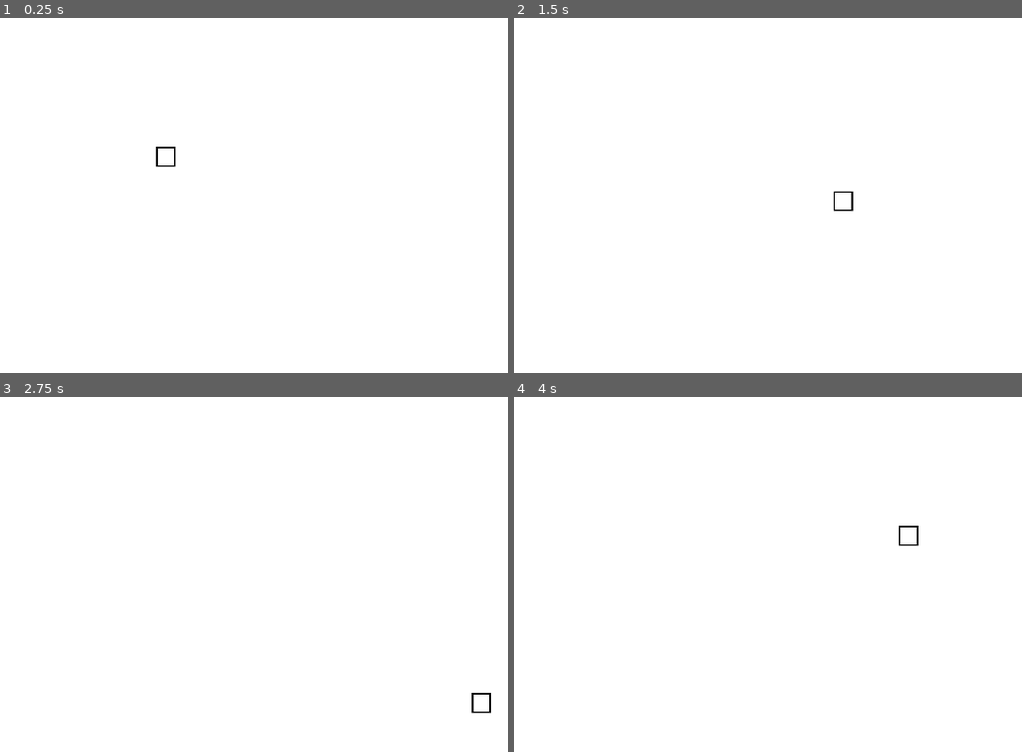
Above: before the commit, frames 1-4 (two rows, left to right).
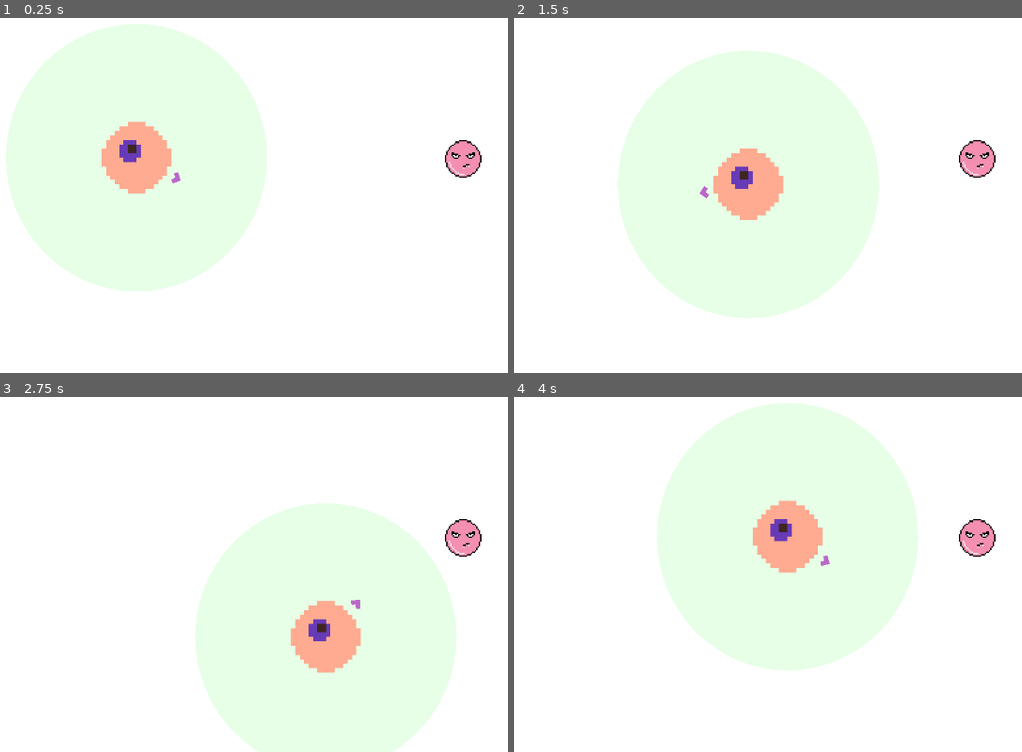
Above: after the commit, the same moments.

Repository: Ray660/Fear
Game: Godot game, scene res://Scenes/game.tscn
Same seed, same stepped clock (60 frames per second), same inputs: the game is played once before the commit and once after it.
Inputs:
- Up to frame 1 (0.25 s): no input
- Up to frame 2 (1.5 s): hold D (right) 0.53-1.28 s; hold S (down) from 1.28 s (still down)
- Up to frame 3 (2.75 s): release S (down) at 2.03 s; hold D (right) from 2.03 s (still down)
- Up to frame 4 (4 s): release D (right) at 2.78 s; hold W (up) 2.78-3.53 s; hold A (left) from 3.53 s (still down)

The runs differ from the first frame. In frame 1, 31% of the frame differs, in the area x 1-95%, y 1-77%; in frame 2, 31%; in frame 3, 30%; in frame 4, 31%, in the area x 28-95%, y 1-77%.

Commit message:
Day1 武器定位瞄准

Diff:
--- /dev/null
+++ b/Enemy/enemy.tscn
@@ -0,0 +1,41 @@
+[gd_scene format=3 uid="uid://ca05c4cah5one"]
+
+[ext_resource type="Texture2D" uid="uid://bnxgx4gjij3vg" path="res://assets/images/Enemy.png" id="1_2t044"]
+
+[sub_resource type="GDScript" id="GDScript_2pb1h"]
+script/source = "extends Area2D
+
+@export var move_speed: float = 100.0
+var player: Node2D
+
+func _ready():
+	add_to_group(\"Enemy\")
+	player = get_tree().get_nodes_in_group(\"Player\")[0] if get_tree().get_nodes_in_group(\"Player\") else null
+
+func _physics_process(delta):
+	pass
+"
+
+[sub_resource type="CircleShape2D" id="CircleShape2D_2pb1h"]
+radius = 13.0
+
+[sub_resource type="SpriteFrames" id="SpriteFrames_mrd3w"]
+animations = [{
+"frames": [{
+"duration": 1.0,
+"texture": ExtResource("1_2t044")
+}],
+"loop": true,
+"name": &"default",
+"speed": 5.0
+}]
+
+[node name="Enemy" type="Area2D" unique_id=1443727045]
+script = SubResource("GDScript_2pb1h")
+
+[node name="CollisionShape2D" type="CollisionShape2D" parent="." unique_id=1993987645]
+position = Vector2(0, 1)
+shape = SubResource("CircleShape2D_2pb1h")
+
+[node name="Virus" type="AnimatedSprite2D" parent="." unique_id=1223958597]
+sprite_frames = SubResource("SpriteFrames_mrd3w")
--- /dev/null
+++ b/Player/gun.tscn
@@ -0,0 +1,18 @@
+[gd_scene format=3 uid="uid://cpcbiq27lqd7b"]
+
+[ext_resource type="Texture2D" uid="uid://dbuvg0o64a22o" path="res://assets/images/gund.png" id="1_1bc6a"]
+
+[sub_resource type="SpriteFrames" id="SpriteFrames_1bc6a"]
+animations = [{
+"frames": [{
+"duration": 1.0,
+"texture": ExtResource("1_1bc6a")
+}],
+"loop": true,
+"name": &"default",
+"speed": 5.0
+}]
+
+[node name="gun" type="AnimatedSprite2D" unique_id=815225791]
+rotation = 3.9269907
+sprite_frames = SubResource("SpriteFrames_1bc6a")
--- a/Player/scarecrow.tscn
+++ b/Player/scarecrow.tscn
@@ -1,36 +1,106 @@
 [gd_scene format=3 uid="uid://c6a77fke3ufh5"]
 
-[ext_resource type="Texture2D" uid="uid://b5wjl0htir3ek" path="res://assets/images/player.png" id="1_02vjq"]
 [ext_resource type="Script" uid="uid://wmcpiwk8w5tl" path="res://Scripts/scarecrow.gd" id="1_oufxn"]
+[ext_resource type="Texture2D" uid="uid://bim3lkkxhw6vs" path="res://assets/images/cell_demo.png" id="2_oufxn"]
+[ext_resource type="PackedScene" uid="uid://cpcbiq27lqd7b" path="res://Player/gun.tscn" id="3_7qj1v"]
 
-[sub_resource type="RectangleShape2D" id="RectangleShape2D_02vjq"]
-size = Vector2(4, 4)
+[sub_resource type="CircleShape2D" id="CircleShape2D_oufxn"]
+radius = 8.0
 
-[sub_resource type="AtlasTexture" id="AtlasTexture_oufxn"]
-atlas = ExtResource("1_02vjq")
-region = Rect2(1, 0, 32, 32)
+[sub_resource type="AtlasTexture" id="AtlasTexture_7qj1v"]
+atlas = ExtResource("2_oufxn")
+region = Rect2(8, 8, 16, 16)
 
 [sub_resource type="SpriteFrames" id="SpriteFrames_7qj1v"]
 animations = [{
 "frames": [{
 "duration": 1.0,
-"texture": SubResource("AtlasTexture_oufxn")
+"texture": SubResource("AtlasTexture_7qj1v")
 }],
 "loop": true,
 "name": &"idle",
 "speed": 5.0
 }]
 
+[sub_resource type="GDScript" id="GDScript_7qj1v"]
+resource_name = "Gun"
+script/source = "extends Node2D
+
+@export var orbit_radius: float = 10.0
+@export var orbit_speed: float = 2.0
+@export var move_speed: float = 30.0
+@export var 初始角度: float = 0.0
+var player: Node2D
+var target_enemy: Node2D = null
+var target_angle: float = 0.0
+var current_angle: float = 0.0
+
+func _ready():
+	# 找到玩家节点
+	player = get_parent()
+	if not player:
+		push_error(\"OrbitBody must be a child of Player!\")
+		return
+
+func update_target_enemy(enemy: Node2D):
+	target_enemy = enemy
+
+func _process(delta):
+	if not player:
+		return
+
+	# 计算目标角度
+	calculate_target_angle(delta)
+
+	# 平滑移动到目标角度
+	update_orbit_position(delta)
+
+	# 更新旋转
+	update_rotation()
+
+func calculate_target_angle(delta):
+	if target_enemy and is_instance_valid(target_enemy):
+		# 计算从玩家指向敌人的方向向量
+		var direction_to_enemy = (target_enemy.global_position - player.global_position).normalized()
+		# 计算敌人相对于玩家的角度
+		var enemy_angle = atan2(direction_to_enemy.y, direction_to_enemy.x)
+		target_angle = enemy_angle
+	else:
+		# 没有敌人时继续环绕
+		target_angle += orbit_speed * delta
+
+func update_orbit_position(delta):
+	# 平滑插值到目标角度
+	var angle_diff = fmod(target_angle - current_angle + PI, TAU) - PI
+	current_angle += angle_diff * move_speed * delta
+
+	# 基于玩家位置计算环绕物位置
+	var offset = Vector2(cos(current_angle), sin(current_angle)) * orbit_radius
+	global_position = player.global_position + offset
+
+func update_rotation():
+	if target_enemy and is_instance_valid(target_enemy):
+		# 朝向敌人
+		look_at(target_enemy.global_position)
+		rotate(初始角度)
+	else:
+		# 朝向运动方向（切线方向）
+		rotation = current_angle + 初始角度
+"
+
 [node name="scarecrow" type="CharacterBody2D" unique_id=381234912]
 script = ExtResource("1_oufxn")
 
 [node name="CollisionShape2D" type="CollisionShape2D" parent="." unique_id=1185142899]
-position = Vector2(0.65, 0.575)
-shape = SubResource("RectangleShape2D_02vjq")
+shape = SubResource("CircleShape2D_oufxn")
 
-[node name="AnimatedSprite2D" type="AnimatedSprite2D" parent="." unique_id=1255888105]
-position = Vector2(0.7499787, 0.7499974)
-scale = Vector2(0.14062633, 0.14062515)
+[node name="cell" type="AnimatedSprite2D" parent="." unique_id=1255888105]
 sprite_frames = SubResource("SpriteFrames_7qj1v")
 animation = &"idle"
 frame_progress = 0.4593705
+
+[node name="gun" parent="cell" unique_id=815225791 instance=ExtResource("3_7qj1v")]
+position = Vector2(11, 4.7683716e-07)
+rotation = 0.0
+script = SubResource("GDScript_7qj1v")
+"初始角度" = 3.9
--- a/Scenes/game.tscn
+++ b/Scenes/game.tscn
@@ -2,8 +2,10 @@
 
 [ext_resource type="Texture2D" uid="uid://bacdlbbgy1v4g" path="res://assets/images/backgroud.png" id="1_ebmjs"]
 [ext_resource type="PackedScene" uid="uid://c6a77fke3ufh5" path="res://Player/scarecrow.tscn" id="2_qxrlw"]
+[ext_resource type="PackedScene" uid="uid://ca05c4cah5one" path="res://Enemy/enemy.tscn" id="3_wrm1d"]
 
 [node name="Node2D" type="Node2D" unique_id=1106548023]
+position = Vector2(679, 312)
 
 [node name="Sprite2D" type="Sprite2D" parent="." unique_id=1458150955]
 position = Vector2(14, 2)
@@ -11,10 +13,14 @@
 metadata/_edit_lock_ = true
 
 [node name="scarecrow" parent="Sprite2D" unique_id=381234912 instance=ExtResource("2_qxrlw")]
-position = Vector2(-14, -2)
+position = Vector2(-20, -1)
 
 [node name="Camera2D" type="Camera2D" parent="." unique_id=1640367791]
 position = Vector2(11, 2)
 offset = Vector2(-6.1, 0)
 zoom = Vector2(6.673, 6.85)
 metadata/_edit_lock_ = true
+
+[node name="Enemy" parent="." unique_id=982766593 instance=ExtResource("3_wrm1d")]
+position = Vector2(69, 1)
+scale = Vector2(0.3, 0.3)
--- a/Scripts/scarecrow.gd
+++ b/Scripts/scarecrow.gd
@@ -1,8 +1,79 @@
 extends CharacterBody2D
 
-@export var move_speed : float = 50
+@export var move_speed: float = 30.0
+@export var detection_radius: float = 30.0
 
-# Called every frame. 'delta' is the elapsed time since the previous frame.
+var orbit_body: Node2D
+var enemies_in_range: Array = []  # 玩家周围的敌人列表
+var nearest_enemy: Node2D = null
+
+func _ready():
+	# 创建环绕物
+	orbit_body = find_child("gun")
+
+	# 设置玩家检测区域
+	setup_player_detection_area()
+
+func setup_player_detection_area():
+	var detection_area = Area2D.new()
+	detection_area.name = "PlayerDetectionArea"
+
+	var collision_shape = CollisionShape2D.new()
+	var circle_shape = CircleShape2D.new()
+	circle_shape.radius = detection_radius
+	collision_shape.shape = circle_shape
+
+	detection_area.add_child(collision_shape)
+	add_child(detection_area)
+
+	# 连接信号
+	detection_area.area_entered.connect(_on_body_entered)
+	detection_area.area_exited.connect(_on_body_exited)
+
 func _process(delta: float) -> void:
 	velocity = Input.get_vector("left","right","up","down") * move_speed
 	move_and_slide()
+
+	# 更新最近的敌人
+	update_nearest_enemy()
+
+	# 将最近敌人信息传递给环绕物
+	if orbit_body:
+		orbit_body.update_target_enemy(nearest_enemy)
+
+func _on_body_entered(body):
+	if body.is_in_group("Enemy"):
+		if not body in enemies_in_range:
+			enemies_in_range.append(body)
+
+func _on_body_exited(body):
+	if body.is_in_group("Enemy"):
+		enemies_in_range.erase(body)
+		if nearest_enemy == body:
+			nearest_enemy = null
+
+func update_nearest_enemy():
+	if enemies_in_range.is_empty():
+		nearest_enemy = null
+		return
+
+	# 找到离玩家最近的敌人
+	var closest_distance = INF
+	var closest_enemy = null
+
+	for enemy in enemies_in_range:
+		var distance = global_position.distance_to(enemy.global_position)
+		if distance < closest_distance:
+			closest_distance = distance
+			closest_enemy = enemy
+
+	nearest_enemy = closest_enemy
+
+
+func _draw():
+	# 绘制玩家检测范围
+	draw_circle(Vector2.ZERO, detection_radius, Color(0, 1, 0, 0.1))
+
+	# 绘制指向最近敌人的线
+	if nearest_enemy:
+		draw_line(Vector2.ZERO, to_local(nearest_enemy.global_position), Color(1, 0, 0, 0.7), 3)
Binary file added: assets/images/cell_demo.png
